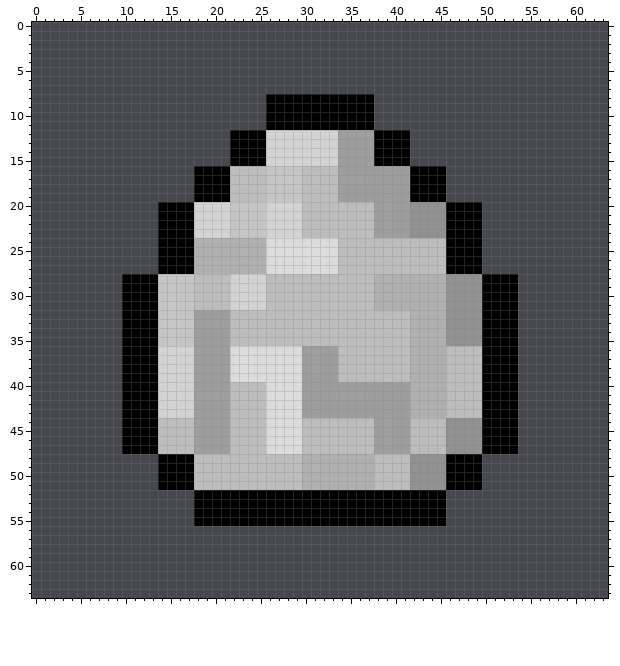
One commit to this pixel-art file: assets/tiles/rock.aseprite. The picture above was drawn from the file before the commit.
64x64 pixels, 1 frame.
And afterwards:
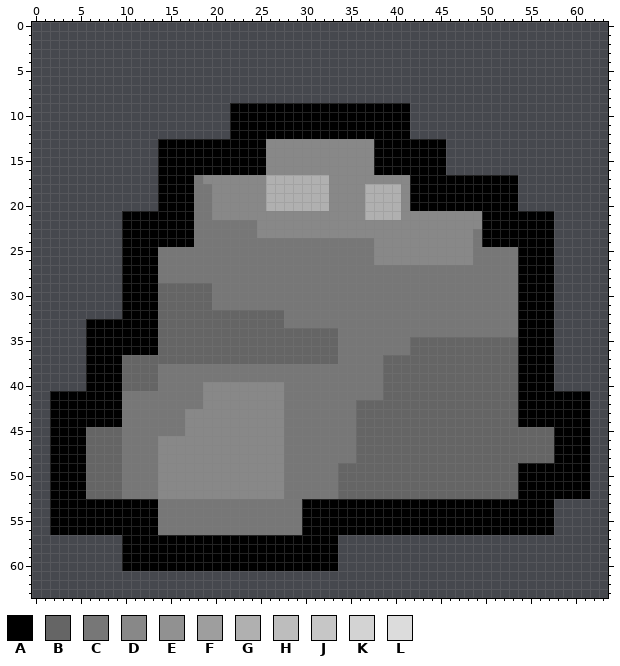
Palette (. is transparent): A #000000  B #656565  C #777777  D #888888  E #919191  F #9e9e9e  G #b0b0b0  H #bdbdbd  J #c6c6c6  K #d3d3d3  L #dcdcdc
The edit:
Changed rows in their new state; - is an unchanged pixel.
Layer "Layer 7":
first column x 2:
 8 ------------------------............------------------------
 9 --------------------AAAA------------AAAA--------------------
10 --------------------AAAA------------AAAA--------------------
11 --------------------AAAA------------AAAA--------------------
12 ------------------------AAAAAAAAAAAA------------------------
13 ------------AAAAAAAA----DDDDDDDDDDDD----AAAA----------------
14 ------------AAAAAAAA----DDDDDDDDDDDD----AAAA----------------
15 ------------AAAAAAAA----DDDDDDDDDDDD----AAAA----------------
16 ------------AAAA----AAAADDDDDDDDDDDDAAAA--------------------
17 ------------AAAACDDDDDDDGGGGGGGDDDDDDDDD----AAAAAAAA--------
18 ------------AAAACCDDDDDDGGGGGGGDDDDGGGGD----AAAAAAAA--------
19 ------------AAAACCDDDDDDGGGGGGGDDDDGGGGD----AAAAAAAA--------
20 ----------------CCDDDDDDGGGGGGGDDDDGGGGDAAAA----AAAA--------
21 --------AAAA----CCDDDDDDDDDDDDDDDDDGGGGDDDDDDDDDAAAAAAAA----
22 --------AAAA----CCCCCCCDDDDDDDDDDDDDDDDDDDDDDDDDAAAAAAAA----
23 --------AAAA----CCCCCCCDDDDDDDDDDDDDDDDDDDDDDDDCAAAAAAAA----
24 --------AAAA----CCCCCCCCCCCCCCCCCCCCDDDDDDDDDDDCAAAAAAAA----
25 --------AAAACCCCCCCCCCCCCCCCCCCCCCCCDDDDDDDDDDDCCCCCAAAA----
26 --------AAAACCCCCCCCCCCCCCCCCCCCCCCCDDDDDDDDDDDCCCCCAAAA----
27 --------AAAACCCCCCCCCCCCCCCCCCCCCCCCCCCCCCCCCCCCCCCCAAAA----
28 ------------CCCCCCCCCCCCCCCCCCCCCCCCCCCCCCCCCCCCCCCCAAAA----
29 ------------BBBBBBCCCCCCCCCCCCCCCCCCCCCCCCCCCCCCCCCCAAAA----
30 ------------BBBBBBCCCCCCCCCCCCCCCCCCCCCCCCCCCCCCCCCCAAAA----
31 ------------BBBBBBCCCCCCCCCCCCCCCCCCCCCCCCCCCCCCCCCCAAAA----
32 ------------BBBBBBBBBBBBBBCCCCCCCCCCCCCCCCCCCCCCCCCCAAAA----
33 ----AAAA----BBBBBBBBBBBBBBCCCCCCCCCCCCCCCCCCCCCCCCCCAAAA----
34 ----AAAA----BBBBBBBBBBBBBBBBBBBBCCCCCCCCCCCCCCCCCCCCAAAA----
35 ----AAAA----BBBBBBBBBBBBBBBBBBBBCCCCCCCCBBBBBBBBBBBBAAAA----
36 ----AAAA----BBBBBBBBBBBBBBBBBBBBCCCCCCCCBBBBBBBBBBBBAAAA----
37 ----AAAABBBBBBBBBBBBBBBBBBBBBBBBCCCCCBBBBBBBBBBBBBBBAAAA----
38 ----AAAABBBBCCCCCCCCCCCCCCCCCCCCCCCCCBBBBBBBBBBBBBBBAAAA----
39 ----AAAABBBBCCCCCCCCCCCCCCCCCCCCCCCCCBBBBBBBBBBBBBBBAAAA----
40 ----AAAABBBBCCCCCDDDDDDDDDCCCCCCCCCCCBBBBBBBBBBBBBBBAAAA----
41 AAAAAAAACCCCCCCCCDDDDDDDDDCCCCCCCCCCCBBBBBBBBBBBBBBBAAAAAAAA
42 AAAAAAAACCCCCCCCCDDDDDDDDDCCCCCCCCBBBBBBBBBBBBBBBBBBAAAAAAAA
43 AAAAAAAACCCCCCCDDDDDDDDDDDCCCCCCCCBBBBBBBBBBBBBBBBBBAAAAAAAA
44 AAAAAAAACCCCCCCDDDDDDDDDDDCCCCCCCCBBBBBBBBBBBBBBBBBBAAAAAAAA
45 AAAABBBBCCCCCCCDDDDDDDDDDDCCCCCCCCBBBBBBBBBBBBBBBBBBBBBBAAAA
46 AAAABBBBCCCCDDDDDDDDDDDDDDCCCCCCCCBBBBBBBBBBBBBBBBBBBBBBAAAA
47 AAAABBBBCCCCDDDDDDDDDDDDDDCCCCCCCCBBBBBBBBBBBBBBBBBBBBBBAAAA
48 AAAABBBBCCCCDDDDDDDDDDDDDDCCCCCCCCBBBBBBBBBBBBBBBBBBBBBBAAAA
49 AAAABBBBCCCCDDDDDDDDDDDDDDCCCCCCBBBBBBBBBBBBBBBBBBBBAAAAAAAA
50 AAAABBBBCCCCDDDDDDDDDDDDDDCCCCCCBBBBBBBBBBBBBBBBBBBBAAAAAAAA
51 AAAABBBBCCCCDDDDDDDDDDDDDDCCCCCCBBBBBBBBBBBBBBBBBBBBAAAAAAAA
52 AAAABBBBCCCCDDDDDDDDDDDDDDCCCCCCBBBBBBBBBBBBBBBBBBBBAAAAAAAA
53 AAAAAAAAAAAACCCCCCCCCCCCCCCC----------------AAAAAAAAAAAA----
54 AAAAAAAAAAAACCCCCCCCCCCCCCCC----------------AAAAAAAAAAAA----
55 AAAAAAAAAAAACCCCCCCCCCCCCCCC----------------AAAAAAAAAAAA----
56 AAAAAAAAAAAACCCCCCCCCCCCCCCCAAAAAAAAAAAAAAAAAAAAAAAAAAAA----
57 --------AAAAAAAAAAAAAAAAAAAAAAAA----------------------------
58 --------AAAAAAAAAAAAAAAAAAAAAAAA----------------------------
59 --------AAAAAAAAAAAAAAAAAAAAAAAA----------------------------
60 --------AAAAAAAAAAAAAAAAAAAAAAAA----------------------------
Changed places in both pictures, as pixel boxes (x1, y1, x2, y2):
changed: (50, 94, 590, 571)
